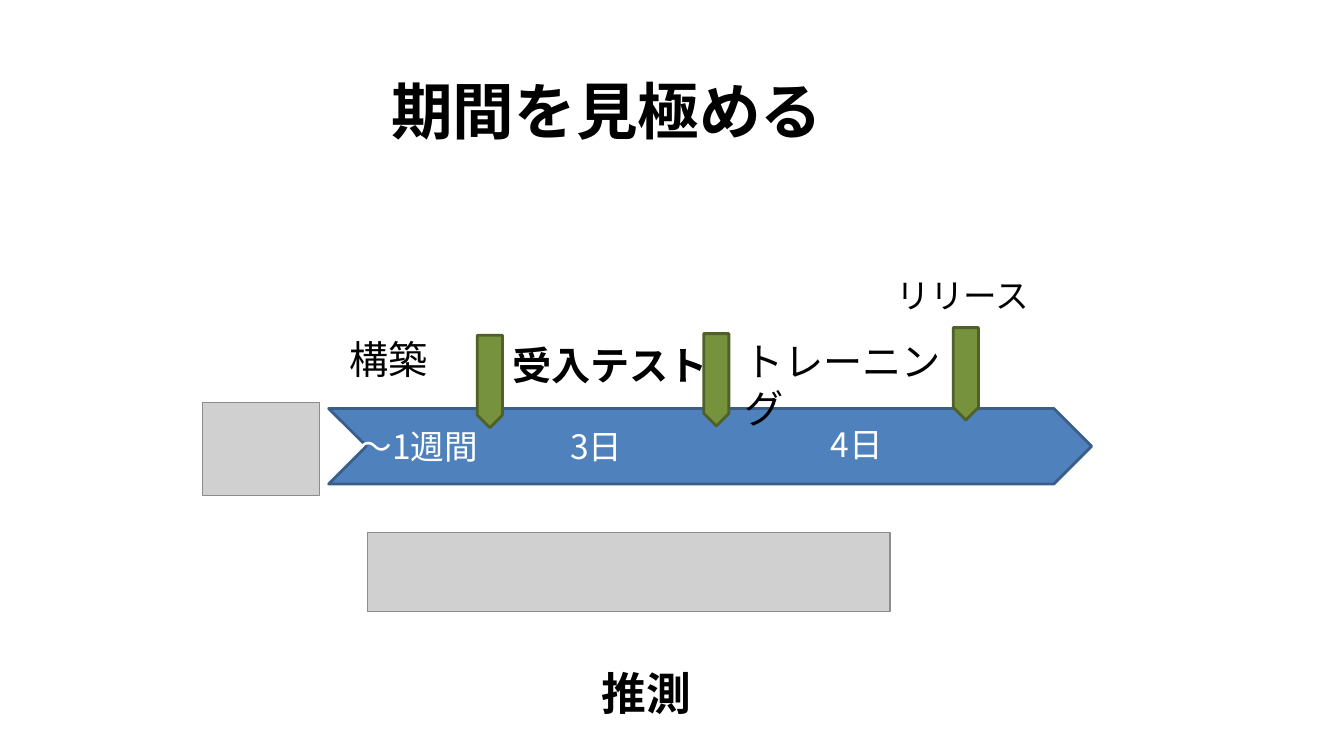
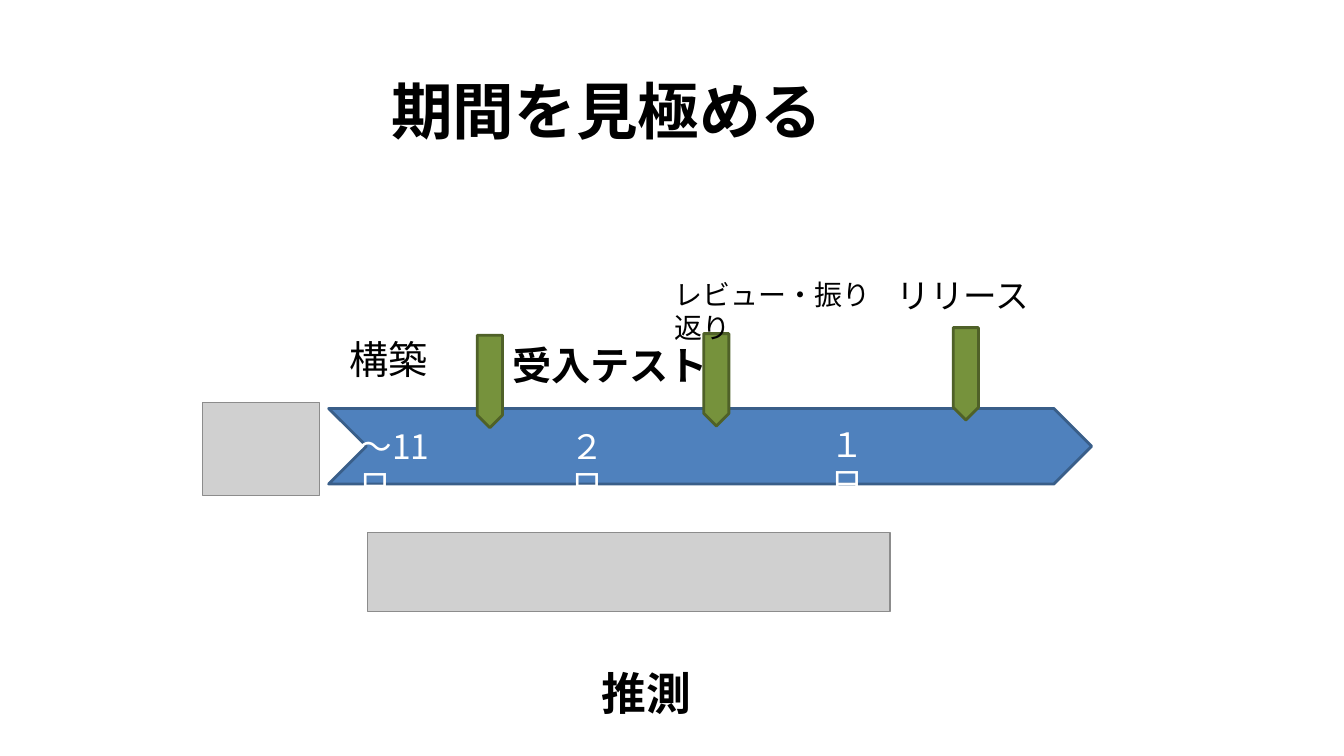
Before and after one commit to kazukiyoshida96/PM-, a slide deck: slide 11 of インセプションデッキ矢吹研A班.pptx. Drawn at 1344x756 pixels with LibreOffice and Linux fonts; fonts in the diff are those of the drawing; grey boxes stand for pictures. Boxes give left, top, right and bottom in pixels: in the first picture for what was removed or moved away, otherwise in the second. Text is boxed around its words. In the diff, an @@ line names an element or a change of style, - is before the commit and + after.

Commit message:
レビュー2回目

```diff
--- a/インセプションデッキ矢吹研A班.pptx
+++ b/インセプションデッキ矢吹研A班.pptx
@@ text at (x1=675, y1=281, x2=871, y2=346): text changed; size 28 to 20 pt @@
-トレーニング
+レビュー・振り返り
@@ text at (x1=359, y1=431, x2=478, y2=462): text changed @@
-～1週間
+～11日
@@ text at (x1=570, y1=433, x2=622, y2=462): text changed @@
-3日
+２日
@@ text at (x1=831, y1=431, x2=883, y2=460): text changed @@
-4日
+１日
```
Also in this commit, not shown: 2 other slides changed, 2 other files.
